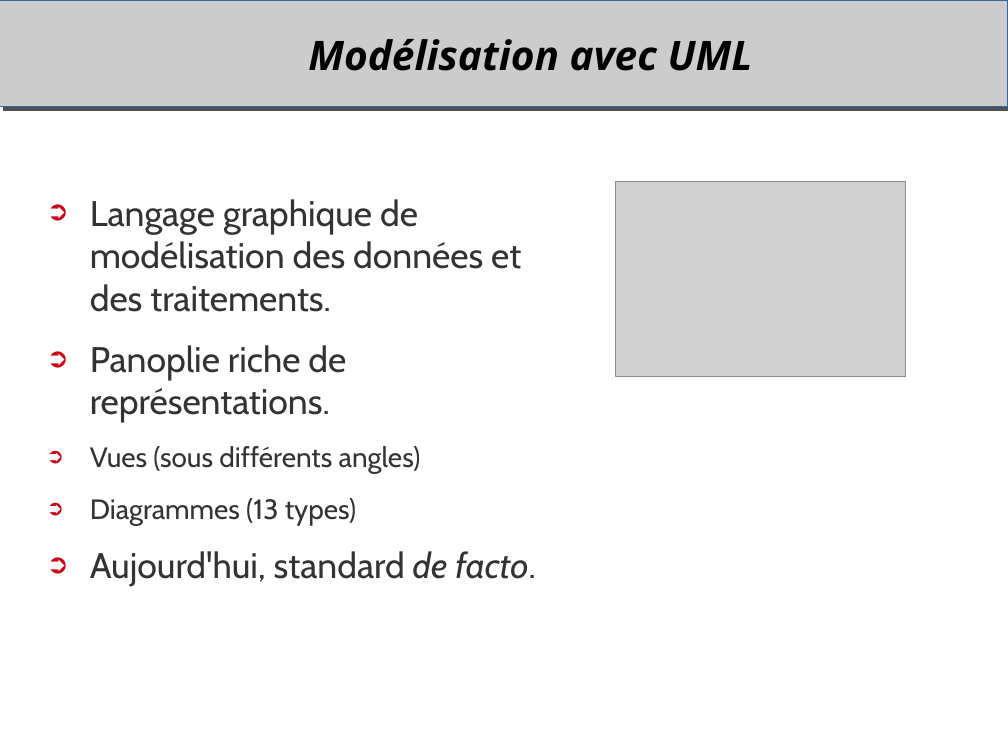
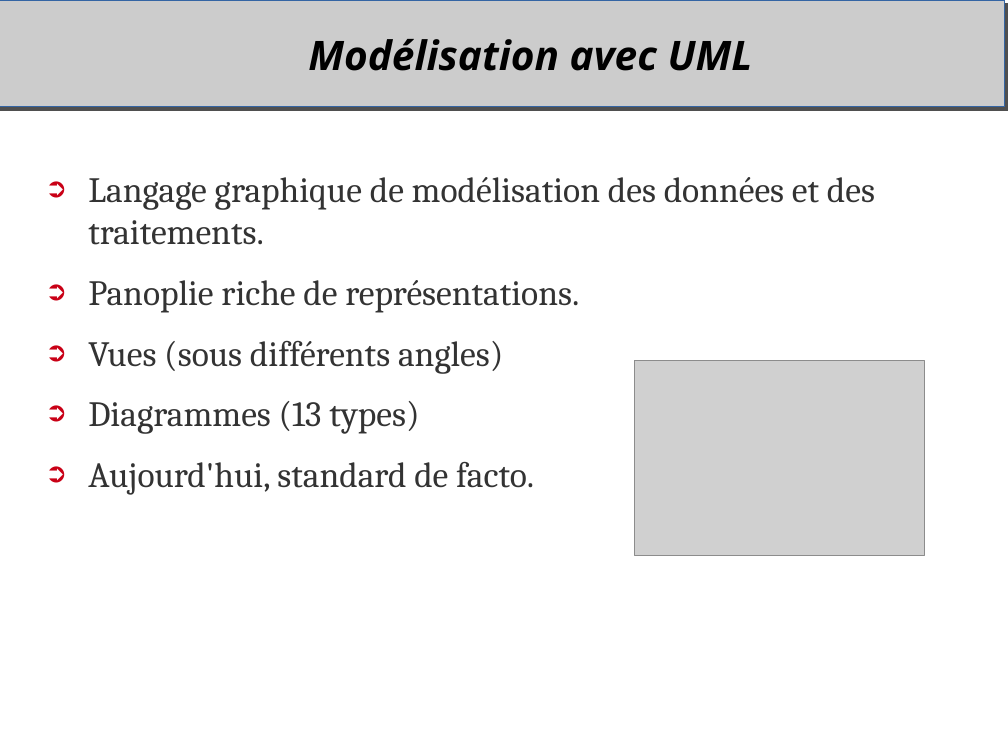
Before and after one commit to duanegris/texts, a slide deck: slide 26 of em-msi/it-s704/msi306-uml.odp (slide 15 before the commit). Drawn at 1008x756 pixels with LibreOffice and Linux fonts; fonts in the diff are those of the drawing; grey boxes stand for pictures; background and template pictures are left out. Boxes give left, top, right and bottom in pixels: in the first picture for what was removed or moved away, otherwise in the second. Text is boxed around its words. In the diff, an @@ line names an element or a change of style, - is before the commit and + after.

```diff
--- a/em-msi/it-s704/msi306-uml.odp
+++ b/em-msi/it-s704/msi306-uml.odp
@@ rectangle: place and size @@
-rectangle at [0,0,1008,107]
+rectangle at [0,0,1004,107]
@@ text "Langage graphique de modélisation des ...": place and size @@
-text "Langage graphique de modélisation des ..." at [90,199,536,586]
+text "Langage graphique de modélisation des ..." at [88,177,875,495]
@@ text "Langage graphique de modélisation des ..." at [88,177,875,495]: font Cabin to Cambria; size 22 to 28 pt in "Vues (sous différents angles)", "Diagrammes (13 types)"; italic off in "de facto." @@
@@ picture: place and size @@
-picture at [617,182,906,377]
+picture at [635,360,925,555]
```
Also in this commit, not shown: 45 other slides changed, 11 slides added.
